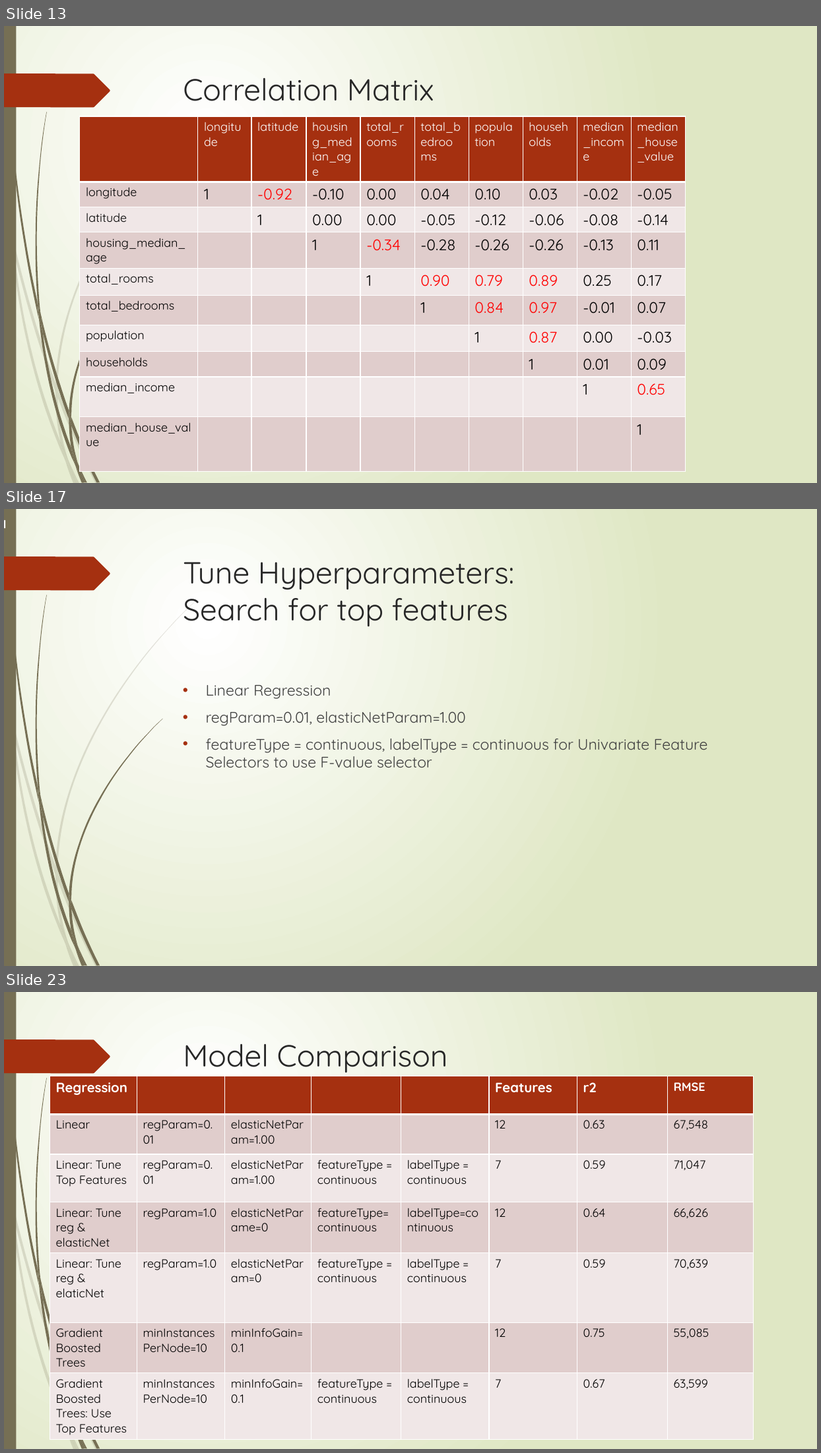
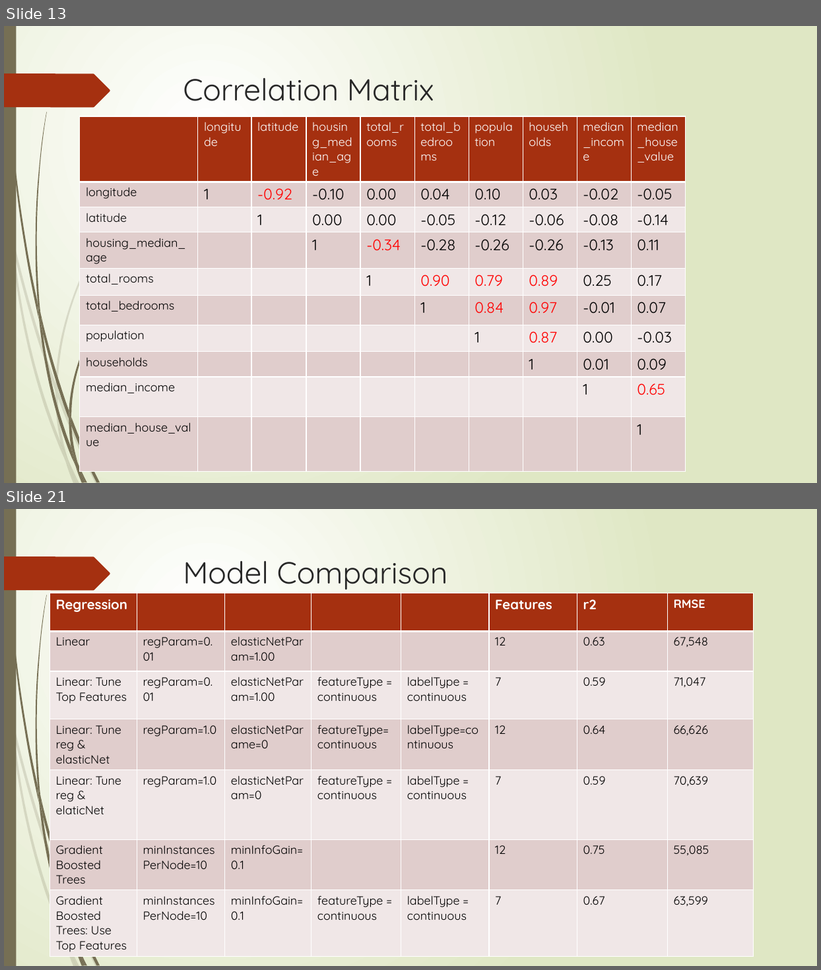
Before and after one commit to Flying-Bananasuar/MachineLearning, a slide deck: Predicting California Housing Price.pptx. Shown one above the other, each under a label of ours: slides 13, 17 and 23 before the commit, slides 13 and 21 after it; the slides between them are not shown. The pictures are 821x1453 and 821x970 pixels, drawn with LibreOffice and Linux fonts; fonts in the diff are those of the drawing. Boxes give left, top, right and bottom in pixels: in the first picture for what was removed or moved away, otherwise in the second. Text is boxed around its words. In the diff, an @@ line names an element or a change of style, - is before the commit and + after.

```diff
--- a/Predicting California Housing Price.pptx
+++ b/Predicting California Housing Price.pptx
@@ slide 17 removed at (4,509,817,966), background gradient #FFFFFF to #DFE8C4; not listed: 24 template elements that a slide beside it also shows @@
@@ rectangle removed at (4,520,5,528) @@
@@ title removed at (183,562,514,627) @@
-Tune Hyperparameters:
-Search for top features
@@ text removed at (206,685,708,768) @@
-• Linear Regression
-• regParam=0.01, elasticNetParam=1.00
-• featureType = continuous, labelType = continuous for Univariate Feature Selectors to use F-value selector
@@ what was slide 23 is now slide 21 @@
```
Also in this commit, not shown: 17 slides changed, 1 other slide removed.
